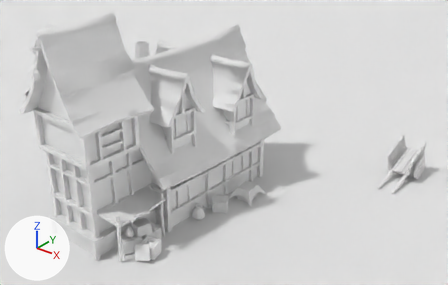
A saved change to the Blender file resources/scenes/blend/house5.blend.
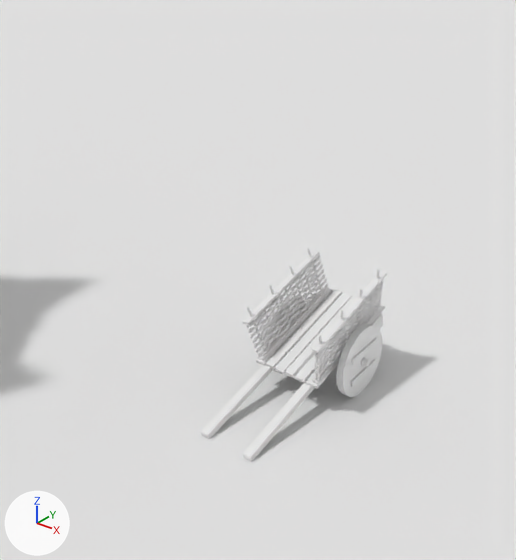
There are two pictures of each version: one from a 50 mm camera at (20.54, -21.19, 18.09) aimed at (0.87, 3.39, 2.85), one close up from a 50 mm camera at (14.86, 0.87, 7.92) aimed at (8.19, 9.2, 2.76). Lighting does not change. The marker at lower left points along +X, +Y and +Z.

In view in the first close-up: 'Plane', 'wagen'.
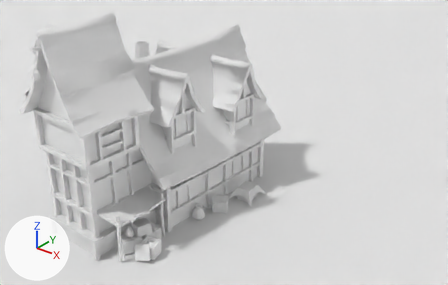
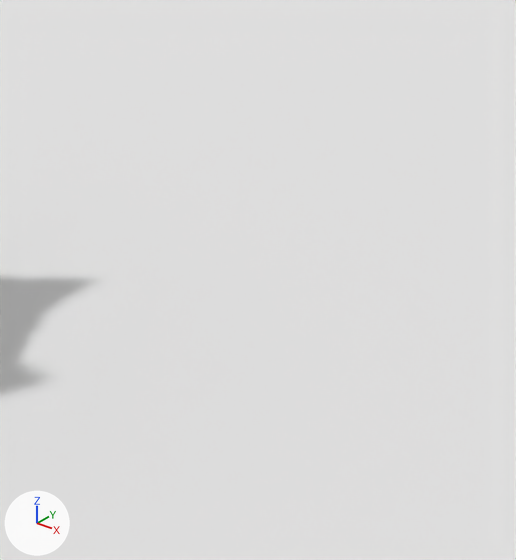
Changed parts and their boxes (x1, y1, x2, y2) in the close-ups (516 x 560 px):
'wagen', deleted
    before: (201, 248, 387, 462)

The change, as a diff of the scene's bpy script:
```diff
--- a/resources/scenes/blend/house5.blend.py
+++ b/resources/scenes/blend/house5.blend.py
@@ ob_wagen @@
-ob_wagen = bpy.data.objects.new('wagen', me_wagen1_lp)
-ob_wagen.location = (8.97, 8.88, 0.78)
-ob_wagen.scale = (0.0172, 0.0172, 0.0172)
```
